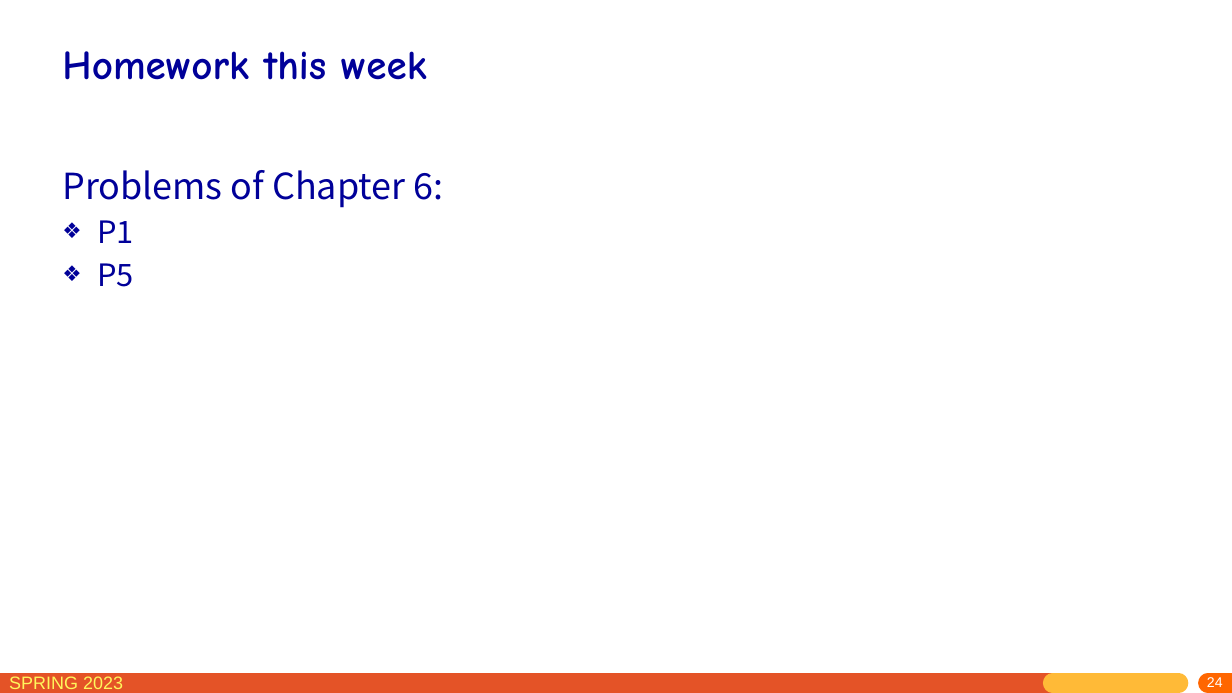
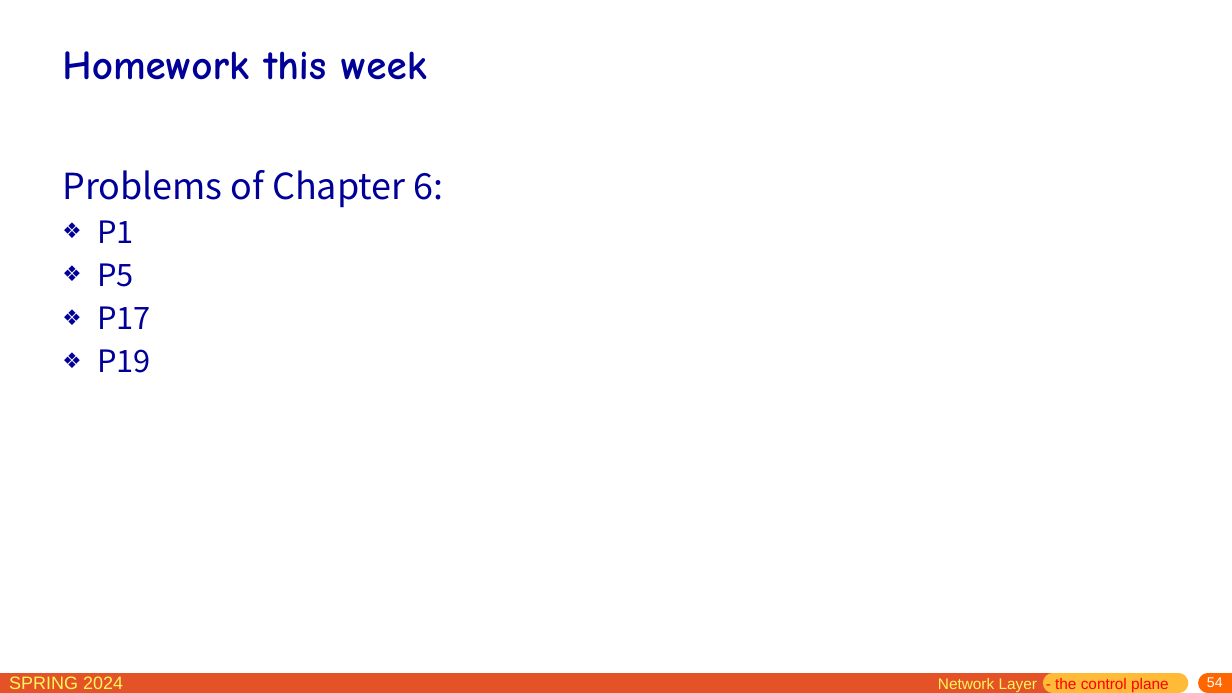
Before and after one commit to network-whu/slides, a slide deck: slide 54 of pptx/chapter6.pptx (slide 24 before the commit). Drawn at 1232x693 pixels with LibreOffice and Linux fonts; fonts in the diff are those of the drawing. Boxes give left, top, right and bottom in pixels: in the first picture for what was removed or moved away, otherwise in the second. Text is boxed around its words. In the diff, an @@ line names an element or a change of style, - is before the commit and + after.

Commit message:
week 15

```diff
--- a/pptx/chapter6.pptx
+++ b/pptx/chapter6.pptx
@@ text at (97, 306, 151, 373): paragraphs added @@
+❖ P17
+❖ P19
@@ text at (9, 676, 123, 689): text changed @@
-SPRING 2023
+SPRING 2024
@@ text added at (938, 678, 1169, 692), 12 pt, text #FF0000 @@
+Network Layer - the control plane
@@ page number at (1207, 677, 1223, 687): text changed @@
-24
+54
```
Also in this commit, not shown: 136 other slides changed, 14 slides removed.
